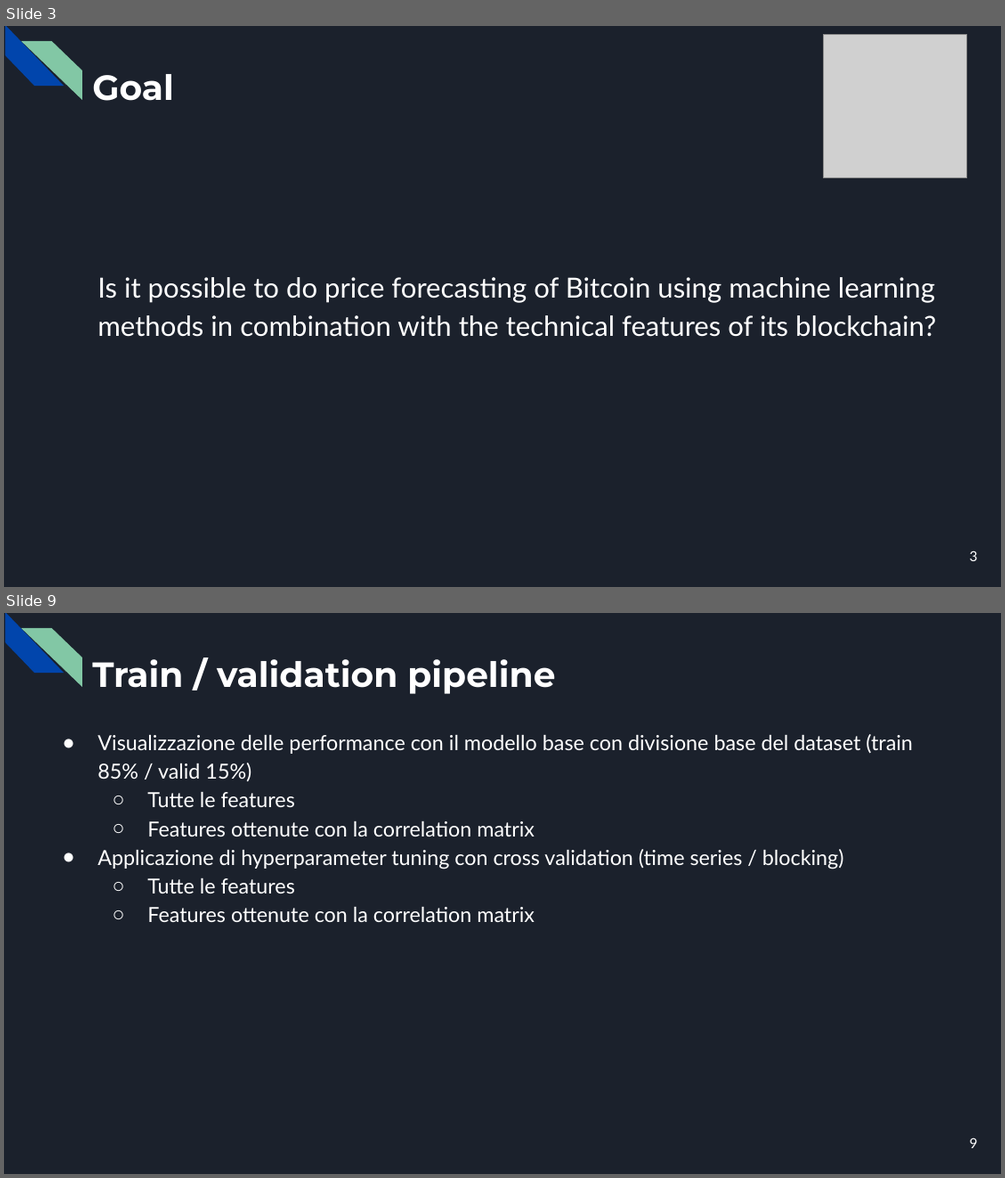
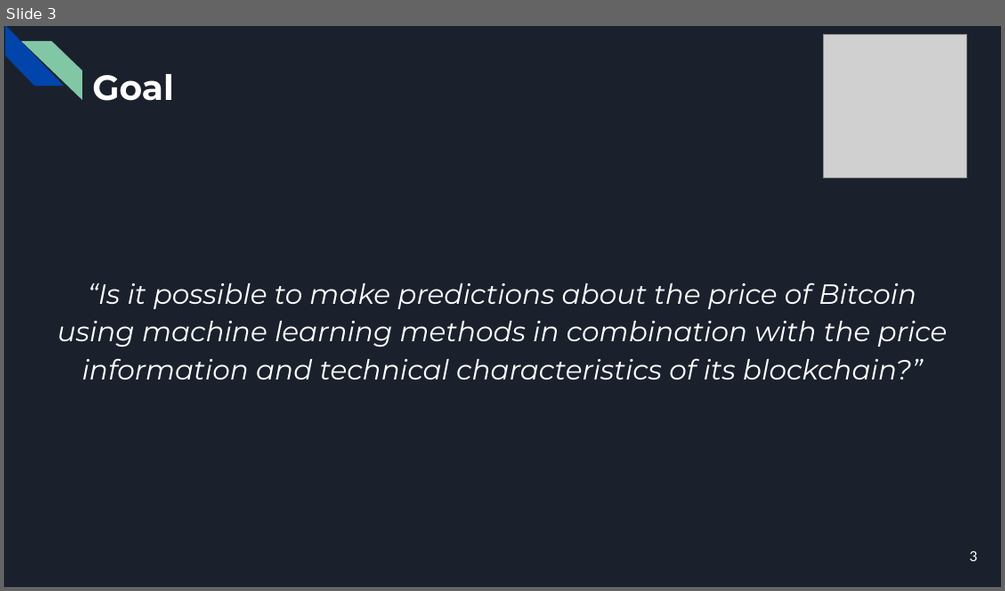
Before and after one commit to CorsiDanilo/bitcoin-price-prediction-with-pyspark, a slide deck: presentation/presentation.pptx. Shown one above the other, each under a label of ours: slides 3 and 9 before the commit, slide 3 after it; the slides between them are not shown. The pictures are 1005x1178 and 1005x591 pixels, drawn with LibreOffice and Linux fonts; fonts in the diff are those of the drawing; grey boxes stand for pictures. Boxes give left, top, right and bottom in pixels: in the first picture for what was removed or moved away, otherwise in the second. Text is boxed around its words. In the diff, an @@ line names an element or a change of style, - is before the commit and + after.

```diff
--- a/presentation/presentation.pptx
+++ b/presentation/presentation.pptx
@@ slide 9 removed at [4, 613, 1001, 1174], background #1B212C; not listed: 2 template elements that a slide beside it also shows @@
@@ title removed at [92, 659, 555, 694] @@
-Train / validation pipeline
@@ text removed at [97, 734, 913, 922] @@
-● Visualizzazione delle performance con il modello base con divisione base del dataset (train 85% / valid 15%)
-  ○ Tutte le features
-  ○ Features ottenute con la correlation matrix
-● Applicazione di hyperparameter tuning con cross validation (time series / blocking)
-  ○ Tutte le features
-  ○ Features ottenute con la correlation matrix
@@ page number removed at [970, 1137, 978, 1148] @@
-9
@@ slide 3 changed as well @@
@@ text at [57, 282, 947, 379]: text changed; font Lato to Montserrat; italic on @@
-Is it possible to do price forecasting of Bitcoin using machine learning methods in combination with the technical features of its blockchain?
+“Is it possible to make predictions about the price of Bitcoin using machine learning methods in combination with the price information and technical characteristics of its blockchain?”
```
Also in this commit, not shown: 5 other slides changed, 14 slides added, 7 other slides removed, 2 other files.
